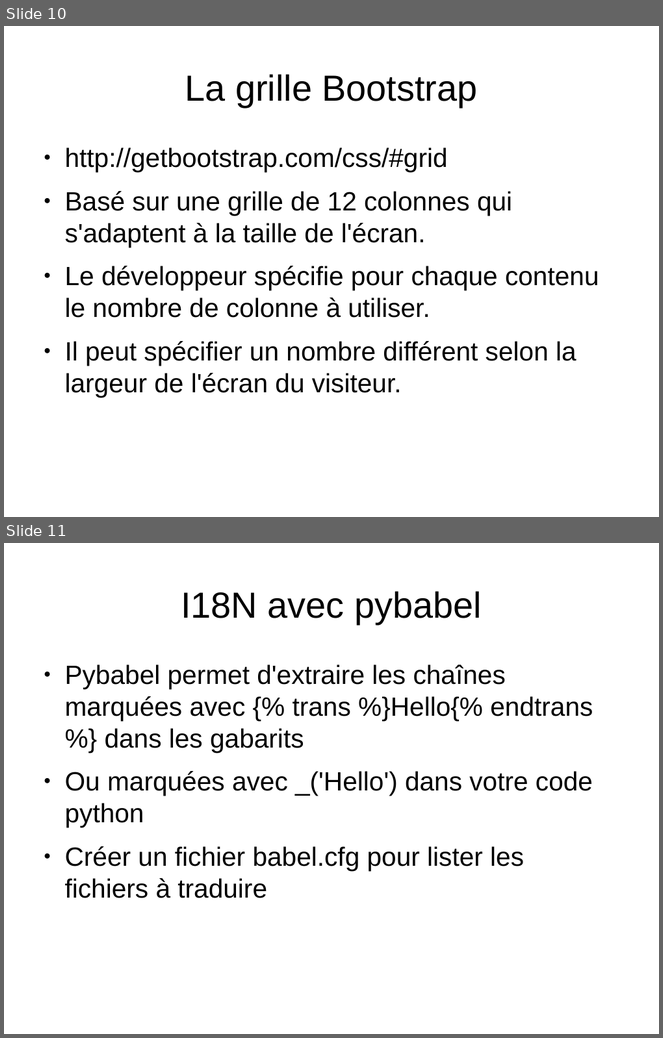
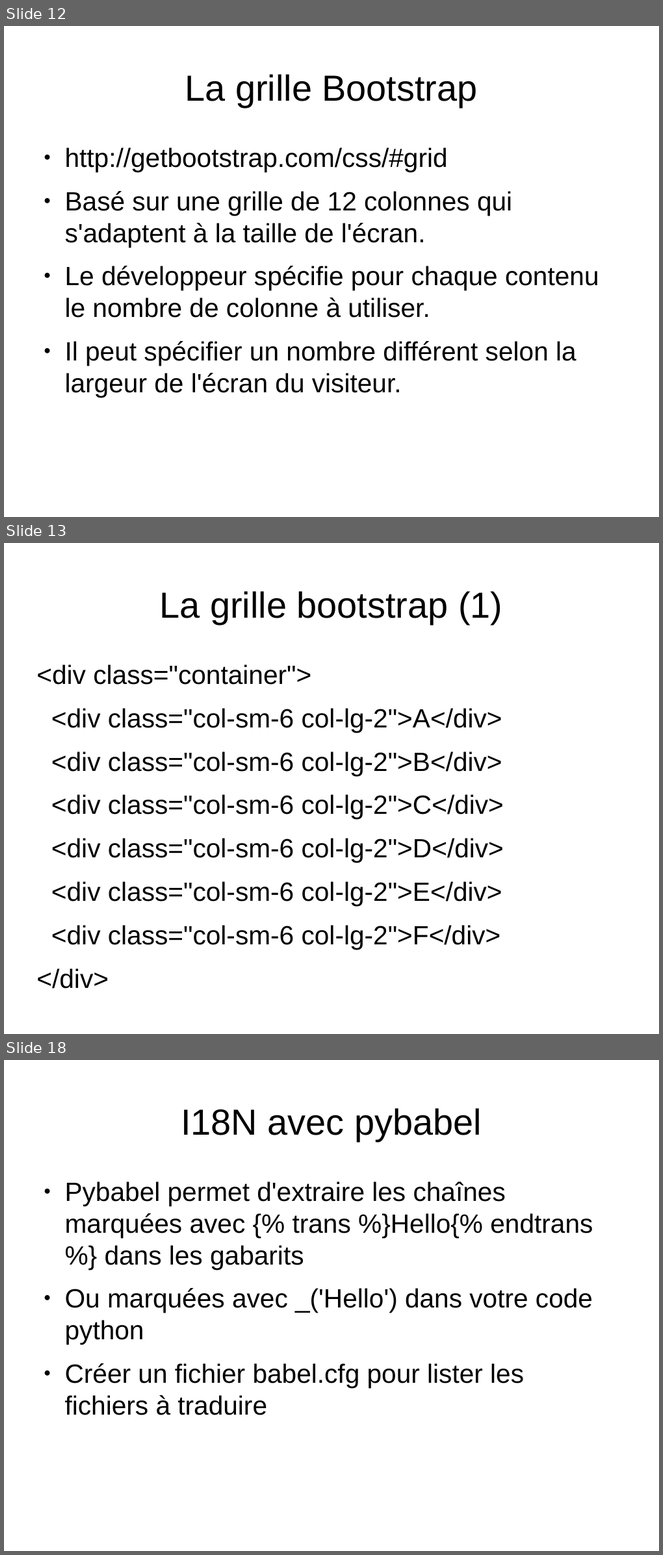
Before and after one commit to bdoin/jinja2-tutorial, a slide deck: presentation-fr.odp. Shown one above the other, each under a label of ours: slides 10 and 11 before the commit, slides 12, 13 and 18 after it; the slides between them are not shown. The pictures are 663x1038 and 663x1555 pixels, drawn with LibreOffice and Linux fonts; fonts in the diff are those of the drawing. Boxes give left, top, right and bottom in pixels: in the first picture for what was removed or moved away, otherwise in the second. Text is boxed around its words. In the diff, an @@ line names an element or a change of style, - is before the commit and + after.

```diff
--- a/presentation-fr.odp
+++ b/presentation-fr.odp
@@ slide 13 added at <box>4,543,659,1034</box>, background #FFFFFF @@
@@ title added at <box>160,591,503,624</box>, 44 pt, text #000000 @@
+La grille bootstrap (1)
@@ text added at <box>36,665,504,989</box>, 32 pt, text #000000 @@
+<div class="container">
+<div class="col-sm-6 col-lg-2">A</div>
+<div class="col-sm-6 col-lg-2">B</div>
+<div class="col-sm-6 col-lg-2">C</div>
+<div class="col-sm-6 col-lg-2">D</div>
+<div class="col-sm-6 col-lg-2">E</div>
+<div class="col-sm-6 col-lg-2">F</div>
+</div>
@@ what was slide 10 is now slide 12 @@
@@ what was slide 11 is now slide 18 @@
```
Also in this commit, not shown: 4 slides changed, 7 other slides added, 10 other files.
